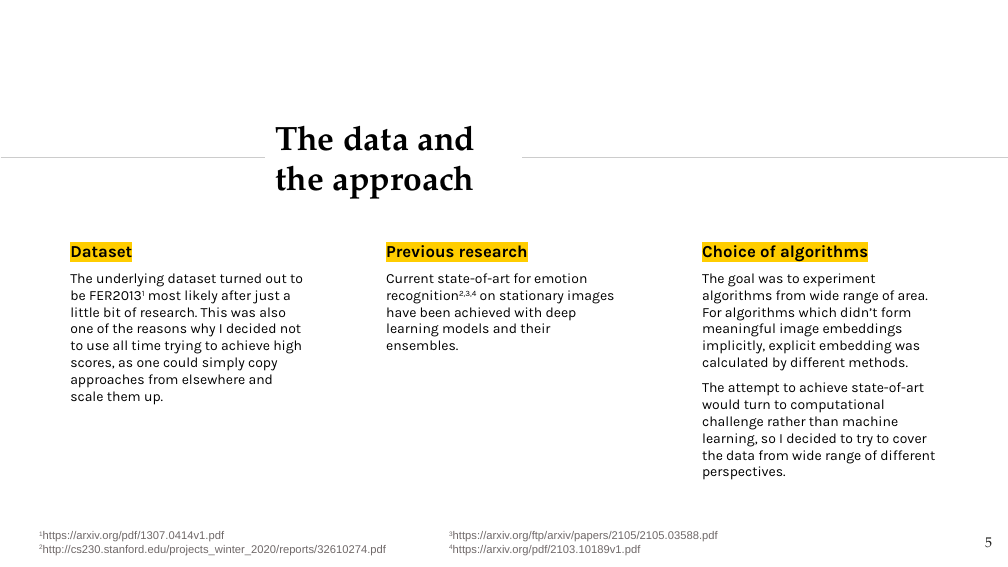
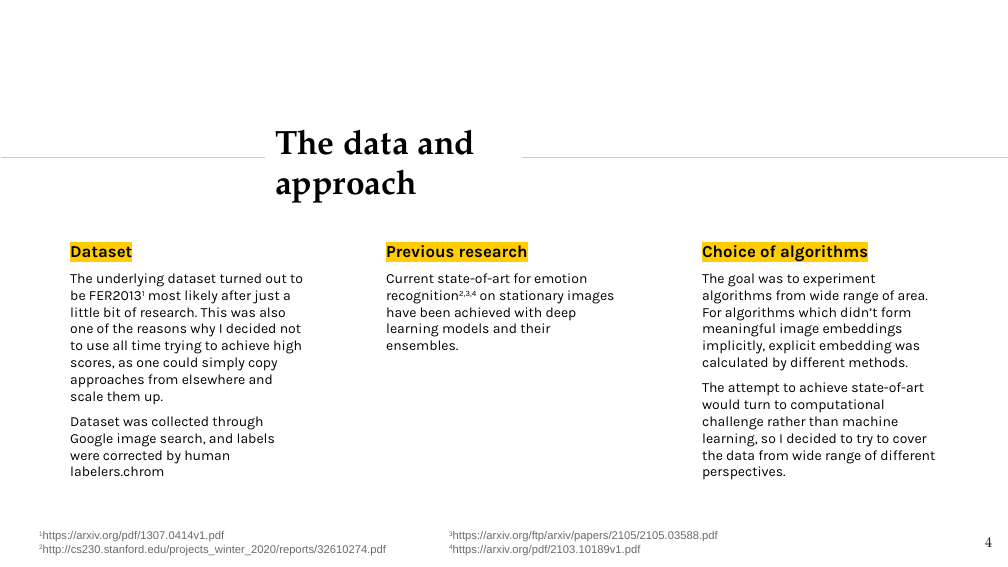
Before and after one commit to TeemuSo/Loop-Q-prize, a slide deck: slide 4 of reports/Emotion recognition - LoopQPrize.pptx (slide 5 before the commit). Drawn at 1008x567 pixels with LibreOffice and Linux fonts; fonts in the diff are those of the drawing. Boxes give left, top, right and bottom in pixels: in the first picture for what was removed or moved away, otherwise in the second. Text is boxed around its words. In the diff, an @@ line names an element or a change of style, - is before the commit and + after.

```diff
--- a/reports/Emotion recognition - LoopQPrize.pptx
+++ b/reports/Emotion recognition - LoopQPrize.pptx
@@ title at box(275, 129, 475, 203): text changed @@
-The data and the approach
+The data and approach
@@ text at box(70, 416, 275, 476): paragraph added @@
+Dataset was collected through Google image search, and labels were corrected by human labelers.chrom
@@ page number at box(985, 537, 992, 547): text changed @@
-5
+4
```
Also in this commit, not shown: 14 other slides changed, 4 slides added, 3 slides removed, 7 other files.
